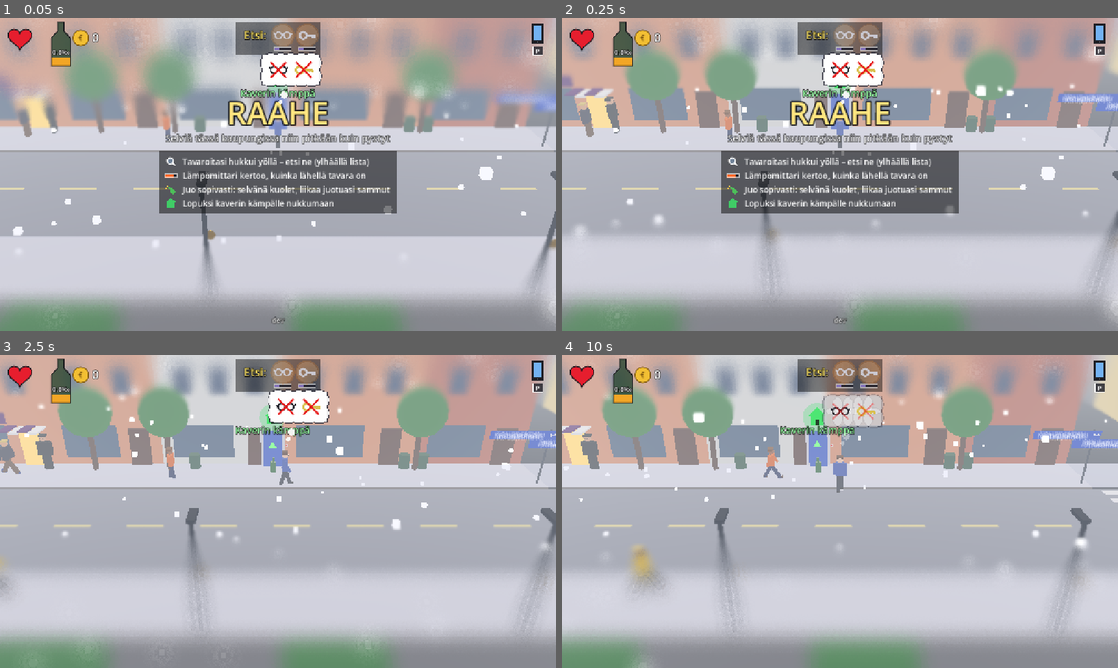
Above: before the commit, frames 1-4 (two rows, left to right).
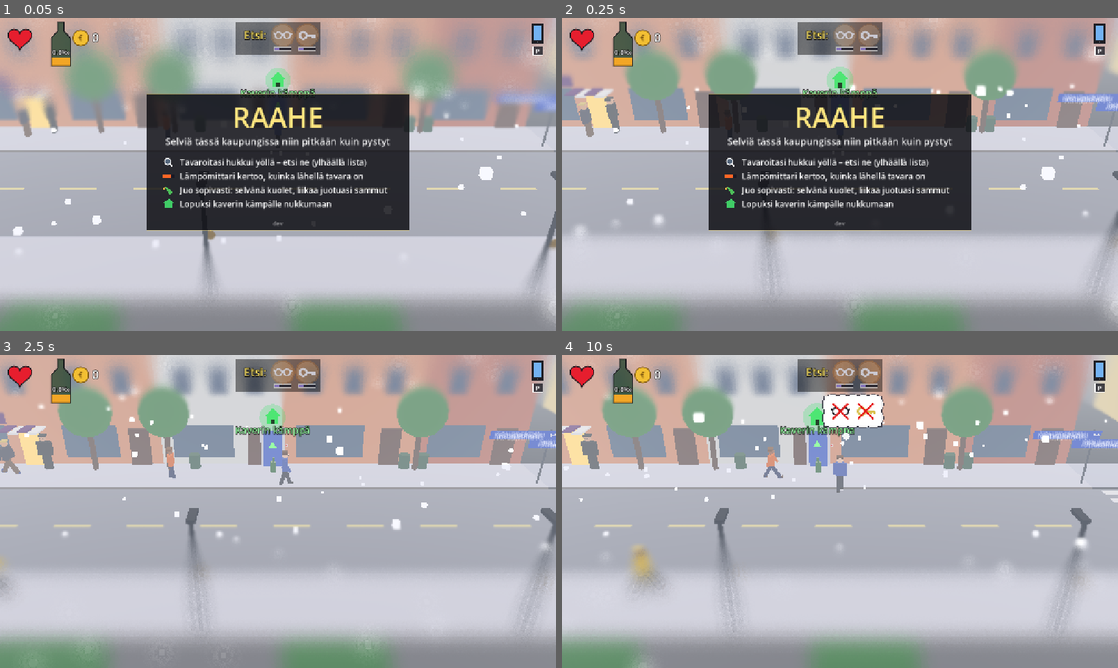
Above: after the commit, the same moments.

Repository: Ecculi/GoodMorningMoonshine
Game: Godot game, scene res://scenes/main.tscn
Two runs of this game, one before a commit and one after it. Both use one fixed random seed, a clock stepped at 60 frames per second and the inputs below.
Inputs (mouse positions are in pixels of both pictures, inside the frame that each line leads up to):
- Up to frame 1 (0.05 s): no input
- Up to frame 2 (0.25 s): no input
- Up to frame 3 (2.5 s): tap Enter at 0.5 s; move the mouse to (400, 495) at 0.52 s; hold Right (move_right) 0.53-1.25 s; tap P (phone) at 0.6, 2.1 s; click (400, 495) at 0.67 s; drag from (166, 527) to (250, 574) at 1.27 s; tap Space (action) at 2 s; move the mouse to (333, 442) at 2.02 s; hold Right (move_right) from 2.03 s (still down)
- Up to frame 4 (10 s): release Right (move_right) at 2.75 s; drag from (812, 574) to (673, 464) at 2.77 s; move the mouse to (1006, 558) at 3.52 s; hold Left (move_left) 3.53-4.25 s; tap Z at 3.6 s; tap P (phone) every 1.5 s from 3.8 to 9.8 s; drag from (673, 464) to (756, 433) at 4.27 s; move the mouse to (867, 511) at 5.02 s; hold Down (move_down) 5.03-5.75 s; tap Tab at 5.1 s; click (867, 511) at 5.17 s; drag from (756, 433) to (728, 527) at 5.77 s; tap Enter at 6.5, 9.5, 9.6 s; move the mouse to (962, 495) at 6.52 s; hold Up (move_up) 6.53-7.25 s; hold Space (action) 6.53-7.25 s; drag from (728, 527) to (812, 574) at 7.27 s; move the mouse to (895, 442) at 8.02 s; hold Down (move_down) 8.03-8.75 s; hold Shift (run) 8.03-8.75 s; tap Space (action) at 8.75 s; drag from (812, 574) to (673, 464) at 8.77 s; move the mouse to (1006, 558) at 9.52 s; hold Up (move_up) from 9.53 s (still down); click (1006, 558) at 9.67 s

The runs differ from the first frame. In frame 1, 21% of the frame differs, in the area x 26-74%, y 10-98%; in frame 2, 21%; in frame 3, 1.2%; in frame 4, 1.1%.

Commit message:
Start screen: city name, subtitle, instructions and version in one dark panel; the morning thought bubble waits until the player has walked a bit
Co-Authored-By: Claude Opus 5.5 <noreply@anthropic.com>
Claude-Session: https://claude.ai/code/session_014p1PeeGbmYxJmsVU4HYhz4

Diff:
--- a/scripts/hud.gd
+++ b/scripts/hud.gd
@@ -9,6 +9,10 @@
 var _version_fading := false
 ## The morning thought bubble stays until the player has walked this far.
 const BUBBLE_WALK := 5.0
+## The morning thought bubble pops up only after this many metres walked.
+const BUBBLE_DELAY_WALK := 1.5
+var _bubble_waiting := false
+var _bubble_start_walk := 0.0
 ## Health heart (colour drains away, no number), alcohol in per mille
 ## inside a bottle icon, money, throw charge, and the full-screen cards
 ## for day changes and death (newspaper headline).
@@ -66,7 +70,11 @@
 func show_pocket_check() -> void:
 	_today = GameState.lost.duplicate()
 	_bubble_items = _today
-	_bubble_on = not _today.is_empty()
+	_bubble_on = false
+	# Not straight away: only once the player has set off and walked a
+	# little (the start screen has enough on it already).
+	_bubble_waiting = not _today.is_empty()
+	_bubble_start_walk = 0.0
 	_bubble_walked = 0.0
 	if main != null and main.player != null:
 		_bubble_last = main.player.position
@@ -102,8 +110,8 @@
 ## starts (out of the way of the city intro); gone as soon as the player
 ## moves (it stays in the F1 help).
 func _draw_version(vs: Vector2, font: Font) -> void:
-	if _version_a <= 0.0:
-		return
+	if _version_a <= 0.0 or _city_a > 0.0:
+		return  # (shown inside the start panel while that is up)
 	if GameState.moving:
 		_version_fading = true
 	if _version_fading:
@@ -172,22 +180,31 @@
 	if _city_fading:
 		_city_a = maxf(0.0, _city_a - get_process_delta_time() * 1.5)
 	var a := _city_a
-	var y := vs.y * 0.34
-	draw_string_outline(font, Vector2(0, y), _city_name.to_upper(), HORIZONTAL_ALIGNMENT_CENTER, vs.x, 72, 14,
-		Color(0, 0, 0, 0.8 * a))
-	draw_string(font, Vector2(0, y), _city_name.to_upper(), HORIZONTAL_ALIGNMENT_CENTER, vs.x, 72, Color(1, 0.9, 0.5, a))
+	# One dark panel: the city's name, the subtitle, what to do (short
+	# lines with pictures) and the version small at the bottom.
+	var title := _city_name.to_upper()
 	var sub := tr("CITY_SUB")
-	draw_string_outline(font, Vector2(0, y + 40), sub, HORIZONTAL_ALIGNMENT_CENTER, vs.x, 22, 6, Color(0, 0, 0, 0.8 * a))
-	draw_string(font, Vector2(0, y + 40), sub, HORIZONTAL_ALIGNMENT_CENTER, vs.x, 22, Color(1, 1, 1, 0.9 * a))
-	# What to do, in three short lines with pictures.
 	var lines := [["SEARCH", tr("INTRO_1")], ["THERMO", tr("INTRO_2")], ["ACT_DRINK", tr("INTRO_3")], ["HOME", tr(GameState.home_key("INTRO_4"))]]
-	var bw := 0.0
+	var lw := 0.0
 	for ln in lines:
-		bw = maxf(bw, font.get_string_size(ln[1], HORIZONTAL_ALIGNMENT_LEFT, -1, 19).x)
-	var box := Rect2(Vector2((vs.x - bw - 70) * 0.5, y + 62), Vector2(bw + 70, lines.size() * 32 + 14))
-	draw_rect(box, Color(0, 0, 0, 0.5 * a))
+		lw = maxf(lw, font.get_string_size(ln[1], HORIZONTAL_ALIGNMENT_LEFT, -1, 19).x + 54.0)
+	var inner := maxf(lw, maxf(font.get_string_size(title, HORIZONTAL_ALIGNMENT_LEFT, -1, 64).x,
+		font.get_string_size(sub, HORIZONTAL_ALIGNMENT_LEFT, -1, 22).x))
+	var pw := minf(inner + 72.0, vs.x - 24.0)
+	var ph := 26.0 + 64.0 + 14.0 + 26.0 + 22.0 + lines.size() * 32.0 + 12.0 + 22.0
+	var panel := Rect2(Vector2((vs.x - pw) * 0.5, maxf(12.0, vs.y * 0.46 - ph * 0.5)), Vector2(pw, ph))
+	draw_rect(panel, Color(0.04, 0.04, 0.06, 0.82 * a))
+	draw_rect(panel, Color(1, 0.9, 0.5, 0.5 * a), false, 2.0)
+	var y := panel.position.y + 26.0 + 52.0
+	draw_string(font, Vector2(panel.position.x, y), title, HORIZONTAL_ALIGNMENT_CENTER, pw, 64, Color(1, 0.9, 0.5, a))
+	y += 14.0 + 26.0
+	draw_string(font, Vector2(panel.position.x, y), sub, HORIZONTAL_ALIGNMENT_CENTER, pw, 22, Color(1, 1, 1, 0.9 * a))
+	# A thin line between the title part and the instructions.
+	y += 14.0
+	draw_line(Vector2(panel.position.x + 30, y), Vector2(panel.end.x - 30, y), Color(1, 1, 1, 0.2 * a), 1.0)
+	var lx := panel.position.x + (pw - lw) * 0.5
 	for i in lines.size():
-		var ic := box.position + Vector2(28, 24 + i * 32)
+		var ic := Vector2(lx + 14, y + 26 + i * 32)
 		var kind: String = lines[i][0]
 		if kind == "THERMO":
 			draw_rect(Rect2(ic + Vector2(-14, -4), Vector2(28, 8)), Color(0.1, 0.1, 0.15, a))
@@ -200,6 +217,8 @@
 		else:
 			_hint_action(ic, kind, a)
 		draw_string(font, ic + Vector2(26, 7), lines[i][1], HORIZONTAL_ALIGNMENT_LEFT, -1, 19, Color(1, 1, 1, a))
+	draw_string(font, Vector2(panel.position.x, panel.end.y - 10), BuildInfo.text(), HORIZONTAL_ALIGNMENT_CENTER, pw, 13,
+		Color(1, 1, 1, 0.45 * a))
 
 
 ## A lost thing was just found: shown big in the middle of the screen.
@@ -309,6 +328,7 @@
 
 
 func think(items: Array) -> void:
+	_bubble_waiting = false
 	_bubble_items = items
 	_bubble_on = true
 	_bubble_walked = BUBBLE_WALK - 2.0
@@ -405,7 +425,17 @@
 		flash_hurt()
 	_was_hungover = hung
 	_fade = maxf(0.0, _fade - delta * _fade_speed)
-	if _bubble_on and main != null and main.player != null:
+	if _bubble_waiting and main != null and main.player != null:
+		var wp: Vector3 = main.player.position
+		var wd := Vector2(wp.x - _bubble_last.x, wp.z - _bubble_last.z).length()
+		if wd < 2.0:
+			_bubble_start_walk += wd
+		_bubble_last = wp
+		if _bubble_start_walk >= BUBBLE_DELAY_WALK:
+			_bubble_waiting = false
+			_bubble_on = true
+			_bubble_walked = 0.0
+	elif _bubble_on and main != null and main.player != null:
 		var p: Vector3 = main.player.position
 		var d := Vector2(p.x - _bubble_last.x, p.z - _bubble_last.z).length()
 		if d < 2.0:  # ignore jumps when the view changes
Not shown, changed: DESIGN.md
